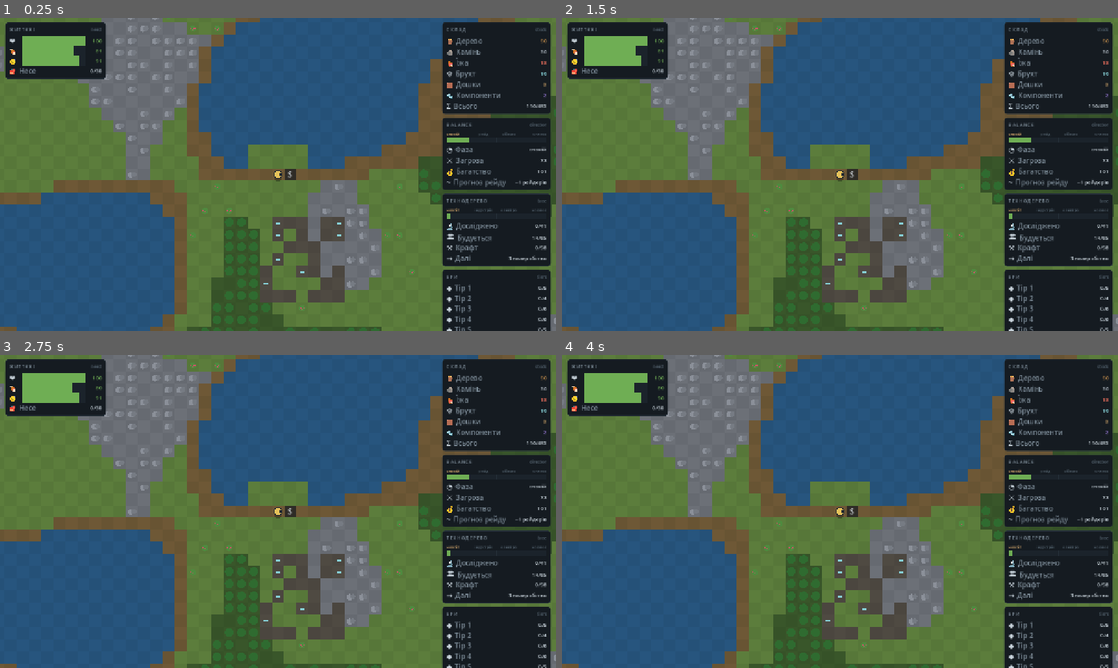
Above: before the commit, frames 1-4 (two rows, left to right).
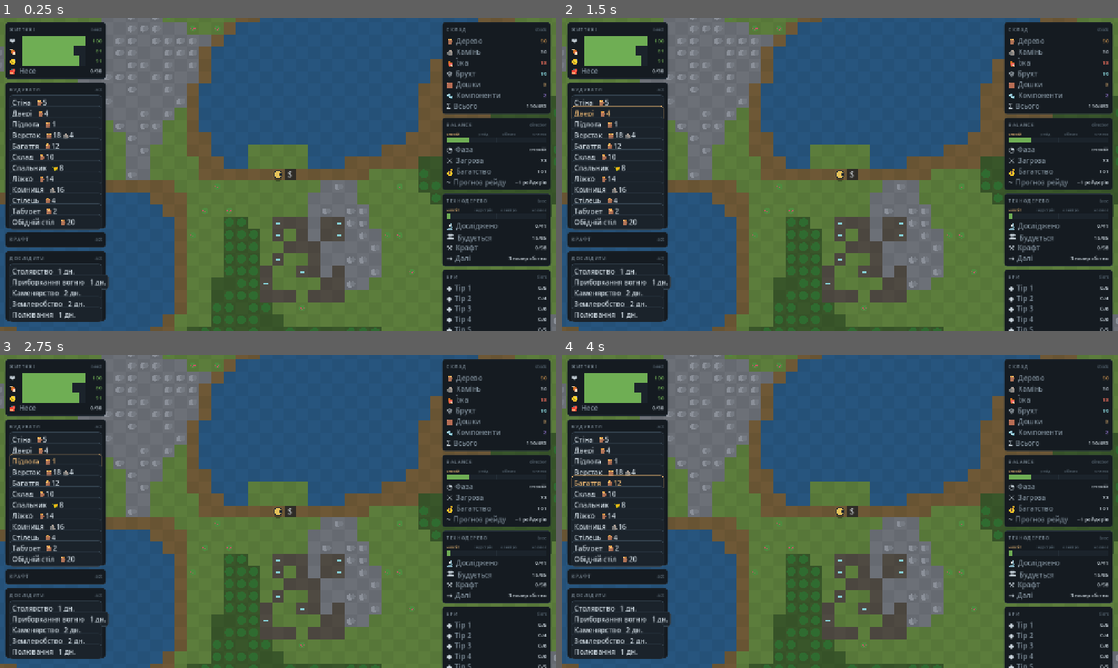
Above: after the commit, the same moments.

Repository: gregnevm/realworld
Game: Godot game, scene res://newhud.tscn
The game is run twice, just before and just after one commit, with the same random seed, the same clock (stepped at 60 frames per second) and the same inputs. This scene is started directly instead of the project's main scene.
Inputs (mouse positions are in pixels of both pictures, inside the frame that each line leads up to):
- Up to frame 1 (0.25 s): no input
- Up to frame 2 (1.5 s): click (617, 102) at 0.5 s, where only the run after the commit has a clickable "Стіна 🪵5"; click (617, 111) at 1.25 s, where only the run after the commit has a clickable "Двері 🪵4"
- Up to frame 3 (2.75 s): click (55, 461) at 2 s, where only the run after the commit has a clickable "Підлога 🪵1"
- Up to frame 4 (4 s): click (617, 470) at 2.75 s, where only the run after the commit has a clickable "Верстак 🪵18 🪨4"; click (617, 483) at 3.5 s, where only the run after the commit has a clickable "Багаття 🪵12"

The runs differ from the first frame. In frame 1, 13% of the frame differs, in the area x 1-97%, y 20-98%; in frame 2, 13%; in frame 3, 13%; in frame 4, 13%.

Commit message:
Interactive build/craft/research browsers — clickable UI wired to catalog_sim
The write-side existed but the only interactive surface was one 'next research'
button. This adds the rich browser UX/UI and wires it live.

- ui/catalog_view.gd: actionable slices — build_actions / craft_actions /
  research_actions (buildable / craftable-at-a-placed-station / startable-now
  rows, value-data, capped to a fixed pool). craft uses placed-station state.
- ui/widgets.gd: CatalogSlot — a clickable row widget that emits chosen(id)
  (Tokens-only, R3).
- ui/catalog_panels.gd: ActionBrowser base + BuildBrowser / CraftBrowser /
  ResearchBrowser (LEFT dock, hotkeys B/C/R) — a fixed 12-slot pool (R2) bound
  to a slice; a slot press emits cat_build / cat_craft / cat_research (R9).
- catalog_sim.gd: process-shared CatalogSim.shared() + placed_stations() so the
  HUD read-path and the router write-path operate ONE model.
- hud_model.gd sources the catalog slice from the shared model.
- newhud_main.gd installs catalog_verbs on the router, wires every panel's
  intent bubble to the router, and ticks the shared model each frame — the
  full browse → click → build/research/craft loop is now live.
- parse_check.gd preloads newhud_main so the whole HUD graph is compile-checked
  in CI (it was previously loaded by no test).

Verified: run_ui_tests.gd _t_action_browsers (build-once/R2, actionable slices,
slot click → intent → router → catalog_sim places the building); gdparse clean
on 8 files; R3/R7/R9/R1 tripwires clean; node --test 22/22.

Co-Authored-By: Claude Opus 4.8 <noreply@anthropic.com>
Claude-Session: https://claude.ai/code/session_01H8HBNc3sVRngJ88a62LBM5

Diff:
--- a/godot/newhud_main.gd
+++ b/godot/newhud_main.gd
@@ -14,6 +14,8 @@
 const FeedbackBus = preload("res://scripts/ui/feedback_bus.gd")
 const InputController = preload("res://scripts/ui/input_controller.gd")
 const InputVerbs = preload("res://scripts/ui/input_verbs.gd")
+const CatalogVerbs = preload("res://scripts/ui/catalog_verbs.gd")
+const CatalogSim = preload("res://scripts/catalog_sim.gd")
 const Mechanics = preload("res://scripts/ui/mechanics.gd")
 const Balance = preload("res://scripts/kernel/balance.gd")
 const UITheme = preload("res://scripts/ui/theme.gd")
@@ -57,6 +59,7 @@
 	bus = FeedbackBus.FeedbackBus.new()
 	router = InputController.InputController.new()
 	InputVerbs.install(router)
+	CatalogVerbs.install(router, CatalogSim.shared())   # forward-engine build/craft/research commands
 	Mechanics.register_all(preg, oreg)     # mechanics register themselves — no controller edit (R4)
 	overlay_host.oreg = oreg
 	overlay_host.map_n = int(session.sim.n)   # match the tilemap's cull extent (avoids overlay drift)
@@ -71,6 +74,11 @@
 	hud_root.setup(session, balance, bus, preg, oreg)
 	hud_root.mount()
 
+	# Wire every registered panel's intent bubble to the router (browsers emit cat_build/craft/research).
+	for p in preg.panels:
+		if p.has_signal("intent"):
+			p.intent.connect(func(verb, args): router.dispatch(verb, args, session))
+
 	if "newhud" in OS.get_cmdline_user_args() and "shot" in OS.get_cmdline_user_args():
 		shot_mode = true
 
@@ -79,6 +87,7 @@
 		return
 	if not session.sim.dead:
 		session.sim.update(dt)
+	CatalogSim.shared().tick(dt)   # advance the forward-engine catalogue model (research + station bills)
 	cam.global_position = Vector2(session.sim.player.px * TILE, session.sim.player.py * TILE)
 	view.queue_redraw()
 	overlay_host.map_n = int(session.sim.n)   # keep in lockstep with the live region (survives travel)
--- a/godot/scripts/catalog_sim.gd
+++ b/godot/scripts/catalog_sim.gd
@@ -13,6 +13,22 @@
 const Production = preload("res://scripts/kernel/production.gd")
 const Things = preload("res://scripts/kernel/things.gd")
 const Defs = preload("res://scripts/kernel/defs.gd")
+const CatalogSim = preload("res://scripts/catalog_sim.gd")   # self-alias for the shared() static
+
+# A process-shared instance so the HUD (read: catalog_view slice) and the router (write: catalog_verbs)
+# operate the SAME forward-engine model — browse an action, click it, watch the state move. Built once
+# with a neolithic starter stock. The live data.gd sim is untouched; this is a parallel catalogue model.
+static var _shared = null
+static func shared(p_db = null):
+	if _shared == null:
+		_shared = CatalogSim.new(p_db)
+		_shared._grant_starter()
+	return _shared
+
+func _grant_starter() -> void:
+	for pair in [["wood", 120], ["stone", 80], ["clay", 40], ["sand", 30], ["coal", 40],
+			["iron_ore", 40], ["copper_ore", 30], ["plant_fiber", 30], ["herbal", 20]]:
+		grant(pair[0], int(pair[1]))
 
 var db                              # Defs.DefDatabase (the catalogue)
 var stock: Dictionary = {}          # res id (String) -> amount
@@ -130,6 +146,14 @@
 		research.advance(dday)
 	_prod.system_tick(world(), {"dday": dday})
 
+# The set of placed station building ids (a recipe is craftable only where its station stands).
+func placed_stations() -> Dictionary:
+	var out: Dictionary = {}
+	for t in things:
+		if t.get_comp(Production.CompWorkbench) != null:
+			out[StringName(str(t.flags.get("building", "")))] = true
+	return out
+
 # ---- view binding (feeds ui/catalog_view.gd — the read pipeline) --------------------------------
 func view_state() -> Dictionary:
-	return {"unlocked": research.unlocked, "stock": stock}
+	return {"unlocked": research.unlocked, "stock": stock, "stations": placed_stations()}
--- a/godot/scripts/ui/catalog_panels.gd
+++ b/godot/scripts/ui/catalog_panels.gd
@@ -118,3 +118,61 @@
 					"%d/%d" % [int(t.get("unlocked", 0)), int(t.get("total", 0))])
 			else:
 				_rows[i].set_row(" ", "—", "")
+
+# ---- ActionBrowser (LEFT dock) — a fixed pool of clickable CatalogSlots bound to an actions slice ----
+# Base for the three interactive browsers. Each slot's press emits an INTENT (the browser's verb) with
+# the row id (R9 — the panel never touches the sim; the router turns the intent into a catalog_sim call).
+class ActionBrowser extends PanelBase.Base:
+	const POOL := 12               # fixed slot pool (R2); the slice is capped to match
+	var _slots: Array = []
+	var _verb: StringName = &""    # intent verb this browser emits (cat_build / cat_craft / cat_research)
+	var _slice: String = ""        # catalog slice key it binds (build_actions / craft_actions / …)
+	var _title: String = ""
+
+	func _build() -> void:
+		rebuild_count += 1
+		var vb := VBoxContainer.new()
+		vb.add_theme_constant_override("separation", 3)
+		add_child(vb)
+		var head := Widgets.H2Header.new()
+		vb.add_child(head)
+		head.set_header(_title, "act")
+		for i in POOL:
+			var slot := Widgets.CatalogSlot.new()
+			vb.add_child(slot)
+			slot.chosen.connect(_on_chosen)
+			_slots.append(slot)
+
+	func _on_chosen(id: StringName) -> void:
+		if id != &"":
+			emit_intent(_verb, {"id": id})
+
+	func bind(vm) -> void:
+		rebind_count += 1
+		build_once()
+		if not (vm is Dictionary) or not vm.has("catalog"):
+			return
+		var cat: Dictionary = vm.catalog
+		if not bool(cat.get("available", false)):
+			return
+		var rows: Array = cat.get(_slice, [])
+		for i in _slots.size():
+			if i < rows.size():
+				_slots[i].bind(rows[i])
+			else:
+				_slots[i].bind({"id": &"", "label": "", "sub": ""})
+
+class BuildBrowser extends ActionBrowser:
+	func _init() -> void:
+		panel_id = &"build_browser"; dock = PanelBase.DOCK_LEFT; priority = 50; hotkey = KEY_B
+		_verb = &"cat_build"; _slice = "build_actions"; _title = "Будувати"
+
+class CraftBrowser extends ActionBrowser:
+	func _init() -> void:
+		panel_id = &"craft_browser"; dock = PanelBase.DOCK_LEFT; priority = 60; hotkey = KEY_C
+		_verb = &"cat_craft"; _slice = "craft_actions"; _title = "Крафт"
+
+class ResearchBrowser extends ActionBrowser:
+	func _init() -> void:
+		panel_id = &"research_browser"; dock = PanelBase.DOCK_LEFT; priority = 70; hotkey = KEY_R
+		_verb = &"cat_research"; _slice = "research_actions"; _title = "Дослідити"
--- a/godot/scripts/ui/catalog_view.gd
+++ b/godot/scripts/ui/catalog_view.gd
@@ -73,7 +73,49 @@
 		"research": _research_rows(db, unlocked),
 		"tiers": _tiers(db, unlocked),
 		"next": _next_research(db, unlocked),
+		"build_actions": _build_actions(db, unlocked, stock),
+		"craft_actions": _craft_actions(db, unlocked, stock, state.get("stations", {})),
+		"research_actions": _research_actions(db, unlocked),
 	}
+
+# --- actionable slices: the rows an interactive browser turns into clickable, intent-emitting slots.
+# Each row is value-data {id, label, sub}. Capped so a fixed-size (R2) browser can bind a page of them.
+const ACTION_CAP := 12
+
+# Buildings you can place right now (research unlocked + cost affordable).
+static func _build_actions(db, unlocked: Dictionary, stock: Dictionary) -> Array:
+	var out: Array = []
+	for b in Catalog.buildings(db):
+		if out.size() >= ACTION_CAP:
+			break
+		if _gate_ok(b.research(), unlocked) and _afford(b.cost(), stock):
+			out.append({"id": b.id, "label": String(b.label()), "sub": cost_str(db, b.cost())})
+	return out
+
+# Recipes you can craft right now: their station is PLACED, research unlocked, inputs in stock.
+static func _craft_actions(db, unlocked: Dictionary, stock: Dictionary, stations: Dictionary) -> Array:
+	var out: Array = []
+	for rc in Catalog.recipes(db):
+		if out.size() >= ACTION_CAP:
+			break
+		if not stations.has(StringName(str(rc.data.get("station", "")))):
+			continue
+		if _gate_ok(rc.requires_research(), unlocked) and _afford(rc.inputs(), stock):
+			var oid := StringName(str(rc.output().get("id", "")))
+			var od = db.get_def(oid)
+			var olabel: String = String(od.label()) if od != null and od.has_method("label") else str(oid)
+			out.append({"id": rc.id, "label": String(rc.data.get("label", str(rc.id))), "sub": "→ " + olabel})
+	return out
+
+# Research you can start right now (prereqs met, not yet unlocked).
+static func _research_actions(db, unlocked: Dictionary) -> Array:
+	var out: Array = []
+	for r in Catalog.research_projects(db):
+		if out.size() >= ACTION_CAP:
+			break
+		if research_status(r, unlocked) == &"available":
+			out.append({"id": r.id, "label": String(r.data.get("label", str(r.id))), "sub": "%d дн." % int(r.cost())})
+	return out
 
 # Per-tier research progress: [{tier, unlocked, total}] ascending — the tech-era climb (neolithic→spacer).
 static func _tiers(db, unlocked: Dictionary) -> Array:
--- a/godot/scripts/ui/hud_model.gd
+++ b/godot/scripts/ui/hud_model.gd
@@ -8,6 +8,7 @@
 const Fmt = preload("res://scripts/ui/format.gd")
 const GameData = preload("res://scripts/data.gd")
 const CatalogView = preload("res://scripts/ui/catalog_view.gd")
+const CatalogSim = preload("res://scripts/catalog_sim.gd")
 
 # session: the SessionScript (has .sim). world/ctx: the same shapes the kernel consumes (built by HudRoot).
 # balance: a Balance director constructed ONCE by HudRoot and reused (never new() per frame).
@@ -33,11 +34,13 @@
 	}
 
 # --- content tree (the deep catalogue surfaced in the HUD via the CatalogView pipeline) ---
-# Value-data only (R8): CatalogView maps the DefDatabase to a summary + research rows + next hint.
-# The live sim carries no research state yet, so the play state is {unlocked: none, stock: sim.stock} —
-# an honest "encyclopedia at the neolithic start" readout that becomes live once research is wired.
-static func _catalog_slice(sim) -> Dictionary:
-	return CatalogView.snapshot(CatalogView.default_db(), {"unlocked": {}, "stock": sim.stock})
+# Value-data only (R8). Reads the process-shared forward-engine model (catalog_sim) so the browsers'
+# actionable rows and the router's build/craft/research commands operate the SAME state — browse an
+# action, click it, watch the counts move. The live data.gd sim (`sim`) is untouched; this is a
+# parallel catalogue model whose db is the cached default catalogue.
+static func _catalog_slice(_sim) -> Dictionary:
+	var cs = CatalogSim.shared(CatalogView.default_db())
+	return CatalogView.snapshot(cs.db, cs.view_state())
 
 # Build the Balance `world` dict {buildings,stock,items} from the sim. Lives HERE (not in HudRoot) so
 # the thin controller never names an economy field (R4 keeps hud_root.gd free of mechanic tokens).
--- a/godot/scripts/ui/mechanics.gd
+++ b/godot/scripts/ui/mechanics.gd
@@ -11,8 +11,11 @@
 
 # Register the currently-implemented UI surfaces into the given registries.
 static func register_all(panel_registry, overlay_registry) -> void:
-	# LEFT dock — hero body
+	# LEFT dock — hero body + interactive content-tree browsers (build / craft / research)
 	panel_registry.register(Panels.VitalsPanel.new())
+	panel_registry.register(CatalogPanels.BuildBrowser.new())
+	panel_registry.register(CatalogPanels.CraftBrowser.new())
+	panel_registry.register(CatalogPanels.ResearchBrowser.new())
 	# RIGHT dock — world / economy / director / content tree
 	panel_registry.register(Panels.StockPanel.new())
 	panel_registry.register(Panels.BalancePanel.new())
--- a/godot/scripts/ui/widgets.gd
+++ b/godot/scripts/ui/widgets.gd
@@ -221,6 +221,30 @@
 		_btn.disabled = bool(vm.get("locked", false))
 		_btn.modulate = Tokens.WHITE if bool(vm.get("afford", true)) else Tokens.DIMMED
 
+# ---- CatalogSlot: a clickable content-tree row (build/craft/research action); emits chosen(id) ----
+# bind({id, label, sub, enabled}). An empty id hides the slot so a fixed-size pool (R2) shows a page.
+class CatalogSlot extends WidgetBase.Widget:
+	var item_id: StringName = &""
+	var _btn: Button
+	signal chosen(id: StringName)
+	func _build() -> void:
+		custom_minimum_size = Vector2(0, 22)
+		_btn = Button.new()
+		_btn.set_anchors_preset(Control.PRESET_FULL_RECT)
+		_btn.alignment = HORIZONTAL_ALIGNMENT_LEFT
+		_btn.pressed.connect(func(): chosen.emit(item_id))
+		add_child(_btn)
+	func bind(vm) -> void:
+		build_once()
+		if not (vm is Dictionary):
+			return
+		item_id = StringName(vm.get("id", &""))
+		var lbl := String(vm.get("label", ""))
+		var sub := String(vm.get("sub", ""))
+		_btn.text = ("%s   %s" % [lbl, sub]) if sub != "" else lbl
+		_btn.disabled = not bool(vm.get("enabled", true))
+		visible = item_id != &""
+
 # ---- OverlayChip (.ov-chip .on): label · hotkey · on-state (toolbar toggle for a map overlay) ----
 class OverlayChip extends WidgetBase.Widget:
 	var overlay_id: StringName = &""
--- a/godot/tests/parse_check.gd
+++ b/godot/tests/parse_check.gd
@@ -4,5 +4,8 @@
 func _init() -> void:
 	var a = preload("res://scripts/main.gd")
 	var b = preload("res://scripts/world_view.gd")
-	print("PARSE OK: main=%s world_view=%s" % [a != null, b != null])
+	# newhud_main pulls in the whole view-layer graph (registries → panels → catalog_panels,
+	# catalog_sim, catalog_verbs), so preloading it compile-checks the new HUD wiring in CI.
+	var c = preload("res://newhud_main.gd")
+	print("PARSE OK: main=%s world_view=%s newhud=%s" % [a != null, b != null, c != null])
 	quit(0)
--- a/godot/tests/run_ui_tests.gd
+++ b/godot/tests/run_ui_tests.gd
@@ -46,6 +46,7 @@
 	_t_tech_panel()
 	_t_catalog_verbs()
 	_t_tech_intent()
+	_t_action_browsers()
 	_t_panel_registry()
 	_t_overlay_registry()
 	_t_bus_no_dangling()
@@ -341,6 +342,35 @@
 	panel.act_next_research()                                    # simulates the "research next" affordance
 	ok(String(sim.research.active) != "", "panel action -> intent -> router -> sim starts research (%s)" % String(sim.research.active))
 	panel.free()
+
+# ---------------- ActionBrowser: clickable build/craft/research slots -> intent -> router -> sim ----------------
+func _t_action_browsers() -> void:
+	var sim = CatalogSim.new()
+	sim.grant("wood", 100); sim.grant("stone", 50)
+	var ic = InputCtl.InputController.new()
+	CatalogVerbs.install(ic, sim)
+	var cat: Dictionary = CatalogView.snapshot(sim.db, sim.view_state())
+	ok((cat.build_actions as Array).size() > 0, "catalog build_actions non-empty (buildable-now rows, %d)" % (cat.build_actions as Array).size())
+	ok((cat.craft_actions as Array).size() == 0, "craft_actions empty until a station is placed")
+	ok((cat.research_actions as Array).size() >= 5, "research_actions lists the startable tier-1 projects (%d)" % (cat.research_actions as Array).size())
+	var bb = CatalogPanels.BuildBrowser.new()
+	bb.bind({"catalog": cat})
+	var n0: int = bb.get_child(0).get_child_count()   # header + 12 slot pool
+	bb.bind({"catalog": cat})
+	ok(bb.rebuild_count == 1 and bb.rebind_count == 2, "BuildBrowser builds once, binds each frame (R2)")
+	ok(bb._slots.size() == 12 and bb.panel_id == &"build_browser" and bb.dock == 0, "BuildBrowser: fixed 12-slot pool, LEFT dock")
+	ok(bb.get_child(0).get_child_count() == n0, "child count stable across rebind (R2)")
+	# full interactive loop: a slot press bubbles an intent through the router into the sim
+	bb.intent.connect(func(v, a): ic.dispatch(v, a, null))
+	var slot0 = bb._slots[0]
+	ok(slot0.item_id != &"", "first build slot bound to a real building id (%s)" % String(slot0.item_id))
+	slot0.chosen.emit(slot0.item_id)   # simulate the click
+	ok(sim.has_building(slot0.item_id), "click a build slot -> intent -> router -> catalog_sim places it")
+	# HudModel snapshot carries the actionable slices too (shared sim -> browsers -> router coherent)
+	var sess = _fake_session()
+	var full := HudModel.snapshot(sess, {"buildings": [], "stock": sess.sim.stock, "items": []}, {"day": 5}, Balance.Balance.new())
+	ok(full.catalog.has("build_actions") and full.catalog.has("research_actions"), "HudModel catalog slice carries the actionable rows")
+	bb.free()
 
 # ---------------- PanelRegistry == SystemRegistry (sort/get/by_dock/bind_visible) ----------------
 func _t_panel_registry() -> void:
Not shown, changed: docs/mechanics-status.md
